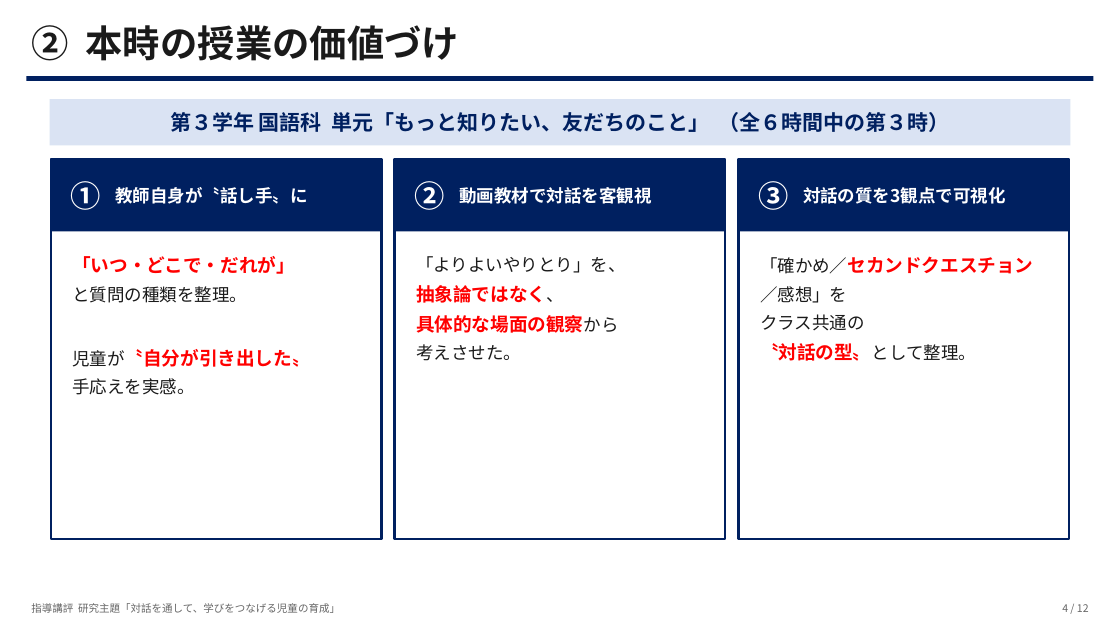
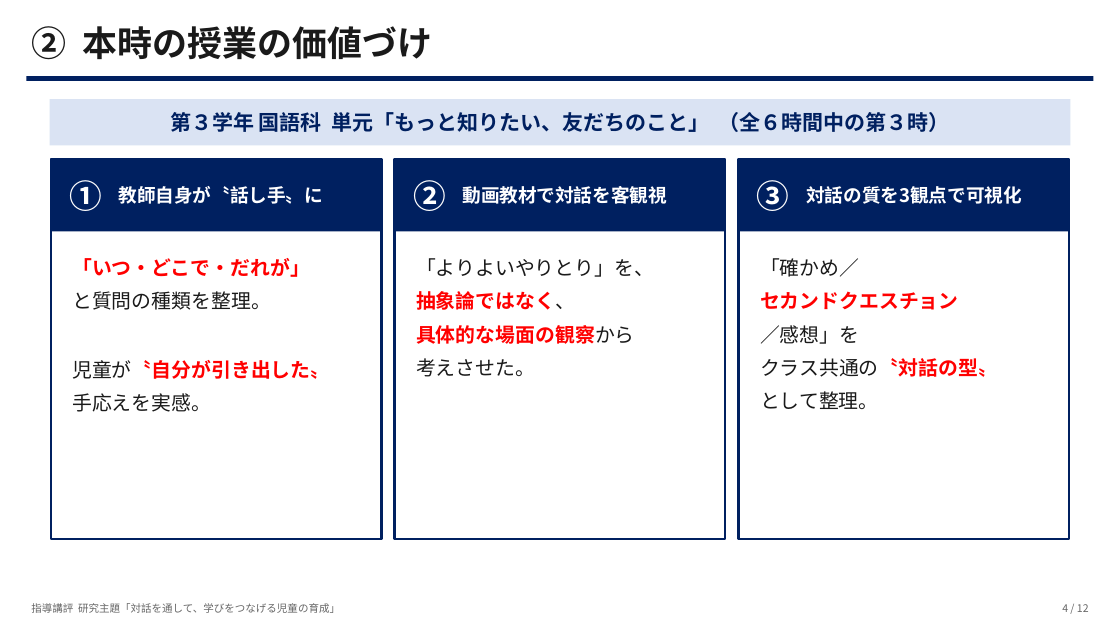
Before and after one commit to contynet730-star/con30, a slide deck: slide 4 of 指導講評_対話を通して学びをつなげる児童.pptx. Drawn at 1120x630 pixels with LibreOffice and Linux fonts; fonts in the diff are those of the drawing. Boxes give left, top, right and bottom in pixels: in the first picture for what was removed or moved away, otherwise in the second. Text is boxed around its words. In the diff, an @@ line names an element or a change of style, - is before the commit and + after.

```diff
--- a/指導講評_対話を通して学びをつなげる児童.pptx
+++ b/指導講評_対話を通して学びをつなげる児童.pptx
@@ text "② 本時の授業の価値づけ" at (31, 26, 432, 60): size 32 to 30 pt @@
@@ size 26 to 28 pt in 3 elements at (69, 180, 102, 211), (413, 180, 446, 211), (757, 180, 790, 211) @@
@@ size 15 to 16 pt in 3 elements at (462, 186, 667, 204), (119, 186, 324, 204), (806, 186, 1022, 204) @@
@@ text "「いつ・どこで・だれが」" at (72, 258, 330, 412): size 16 to 17 pt in "「いつ・どこで・だれが」", "児童が〝自分が引き出した〟"; size 15 to 17 pt in "と質問の種類を整理。", "児童が〝自分が引き出した〟", "手応えを実感。"; line spacing 1.35 to 1.4 @@
@@ text "「よりよいやりとり」を、" at (416, 258, 654, 377): size 15 to 17 pt in "「よりよいやりとり」を、", "抽象論ではなく、", "具体的な場面の観察から", "考えさせた。"; size 16 to 17 pt in "抽象論ではなく、", "具体的な場面の観察から"; line spacing 1.35 to 1.4 @@
@@ text at (760, 258, 959, 310): text changed; size 16 to 17 pt @@
-「確かめ／セカンドクエスチョン
+「確かめ／
+セカンドクエスチョン
@@ text at (760, 325, 859, 344): size 15 to 17 pt in "／感想」を"; line spacing 1.35 to 1.4 @@
@@ text at (760, 358, 998, 409): text changed; size 15 to 17 pt @@
-クラス共通の
-〝対話の型〟として整理。
+クラス共通の〝対話の型〟
+として整理。
```
Also in this commit, not shown: 11 other slides changed.
